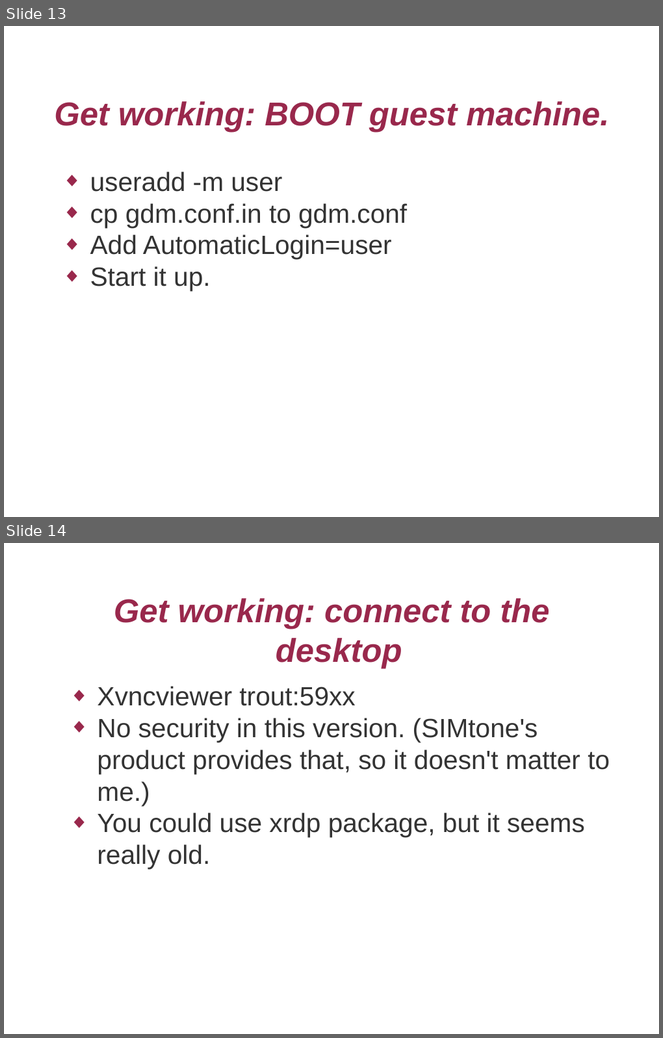
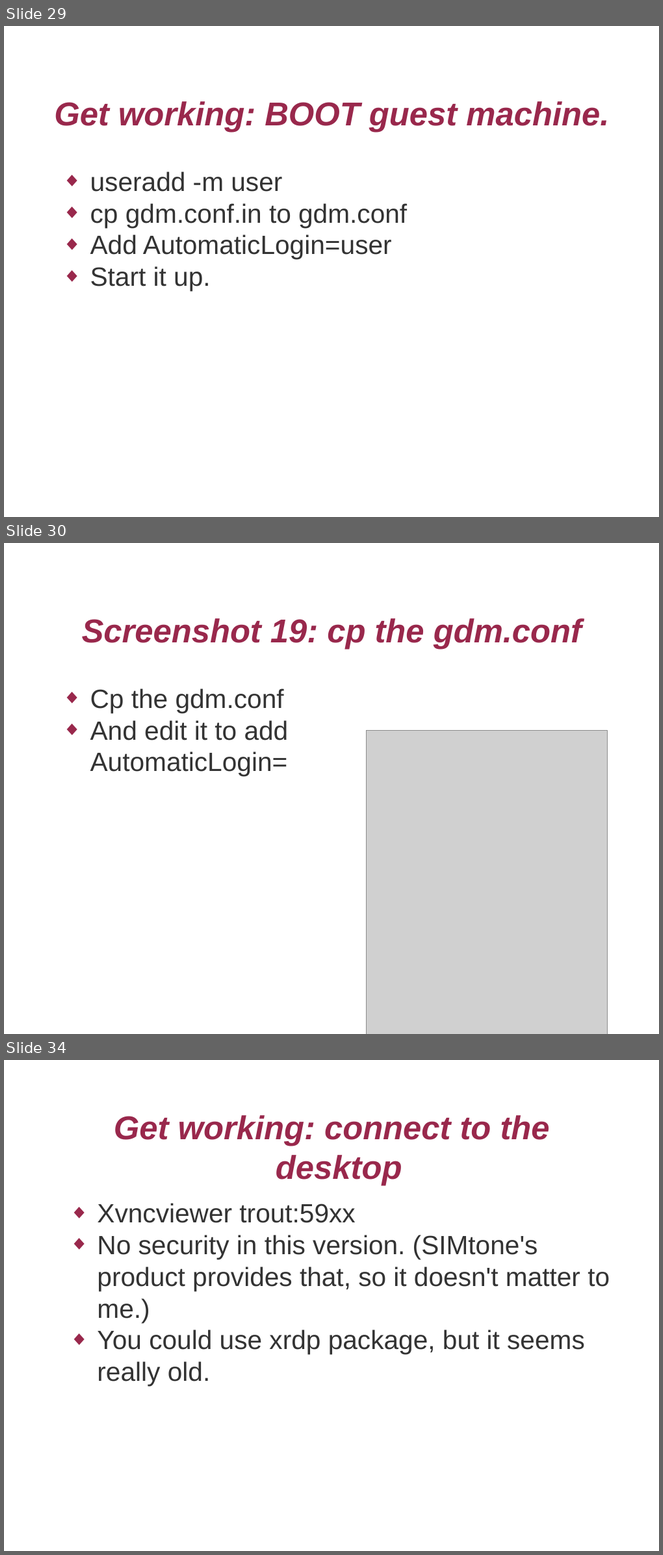
Before and after one commit to mcr/ols2009-campus-desktop, a slide deck: campusdesktop.odp. Shown one above the other, each under a label of ours: slides 13 and 14 before the commit, slides 29, 30 and 34 after it; the slides between them are not shown. The pictures are 663x1038 and 663x1555 pixels, drawn with LibreOffice and Linux fonts; fonts in the diff are those of the drawing; grey boxes stand for pictures; background and template pictures are left out. Boxes give left, top, right and bottom in pixels: in the first picture for what was removed or moved away, otherwise in the second. Text is boxed around its words. In the diff, an @@ line names an element or a change of style, - is before the commit and + after.

```diff
--- a/campusdesktop.odp
+++ b/campusdesktop.odp
@@ slide 30 added at bbox=[4, 543, 659, 1034], background picture (left out) @@
@@ title added at bbox=[82, 618, 582, 649], 40 pt, text #99284C, bold, italic @@
+Screenshot 19: cp the gdm.conf
@@ text added at bbox=[90, 689, 289, 776], 32 pt, text #333333 @@
+◆ Cp the gdm.conf
+◆ And edit it to add AutomaticLogin=
@@ picture added at bbox=[367, 730, 607, 1034] @@
@@ what was slide 13 is now slide 29 @@
@@ what was slide 14 is now slide 34 @@
```
Also in this commit, not shown: 4 slides changed, 26 other slides added, 2 slides removed, 3 other files.
